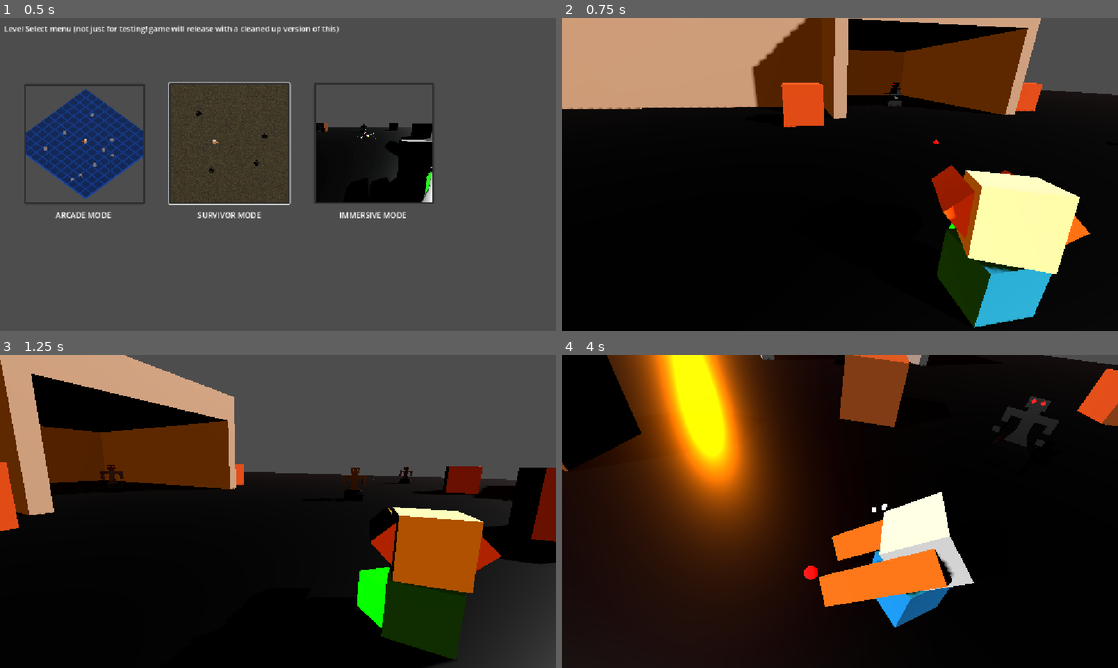
Above: before the commit, frames 1-4 (two rows, left to right).
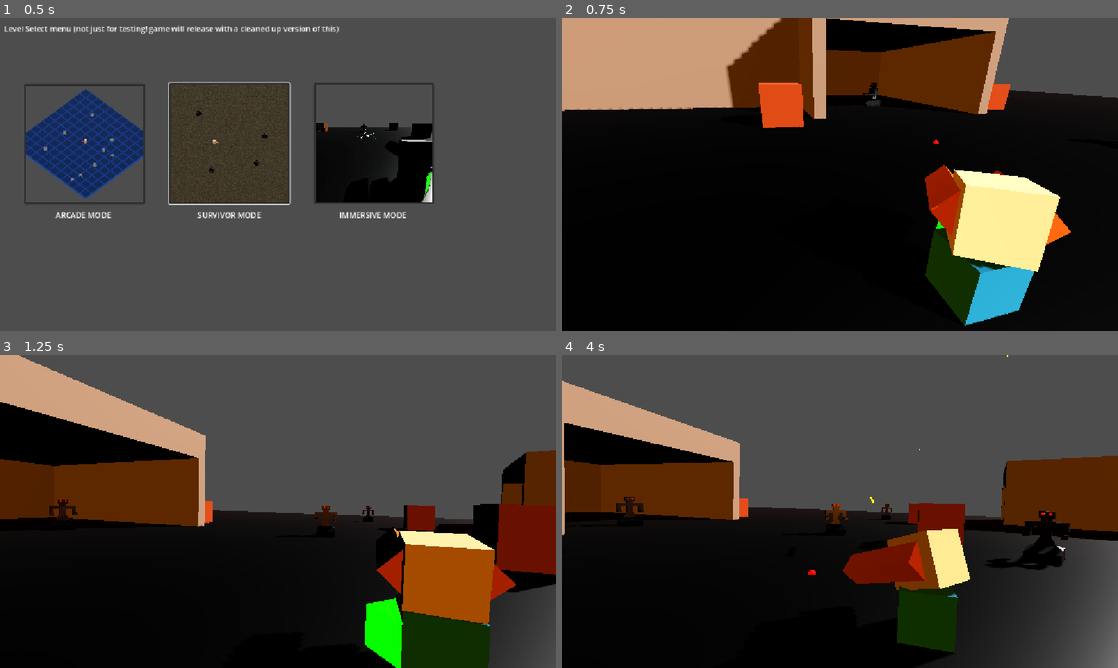
Above: after the commit, the same moments.

Repository: Gamkedo/terminus-2k28
Game: Godot game, scene res://level_menu.tscn
The game is run twice, just before and just after one commit, with the same random seed, the same clock (stepped at 60 frames per second) and the same inputs.
Inputs (mouse positions are in pixels of both pictures, inside the frame that each line leads up to):
- Up to frame 1 (0.5 s): no input
- Up to frame 2 (0.75 s): click (934, 143) at 0.5 s
- Up to frame 3 (1.25 s): no input
- Up to frame 4 (4 s): move the mouse to (962, 495) at 1.27 s; press the mouse at (962, 495) at 1.28 s; hold D (walk_right) 1.28-2.03 s; move the mouse to (728, 527) at 2.02 s; release the mouse at (728, 527) at 2.03 s; hold S (walk_down) 2.03-2.78 s; click (728, 527) at 2.1 s; move the mouse to (895, 442) at 2.77 s; press the mouse at (895, 442) at 2.78 s; hold D (walk_right) 2.78-3.53 s; move the mouse to (812, 574) at 3.52 s; release the mouse at (812, 574) at 3.53 s; hold W (walk_up) from 3.53 s (still down); click (812, 574) at 3.6 s

Frame 1 is identical in both runs. In frame 2, 12% of the frame differs, in the area x 0-100%, y 0-100%; in frame 3, 35%; in frame 4, 82%.

Commit message:
fix for gamepad aiming in Arcade Mode
Aim is now correctly relative to the turret. Also fix to aiming above the horizon in Immersive mode. Still needs fixes for slidy camera.

Diff:
--- a/Scenes - Objects/player.tscn
+++ b/Scenes - Objects/player.tscn
@@ -35,7 +35,7 @@
 rotation_speed = 5
 aim_dead_zone = 0.05
 follow_cam_move_to = NodePath("Turret/NonIsoCameraMoveToward")
-follow_cam_point_at = NodePath("Turret/NonIsoCameraLookAt")
+follow_cam_point_at = NodePath("AimDot")
 
 [node name="Legs" type="MeshInstance3D" parent="." unique_id=1286979195]
 transform = Transform3D(1, 0, 0, 0, 1, 0, 0, 0, 1, 0, 0.49009085, 0)
--- a/Scripts/camera/third_person_camera.gd
+++ b/Scripts/camera/third_person_camera.gd
@@ -12,3 +12,7 @@
 		track_player.follow_cam_point_at.global_position,Vector3.UP).basis.get_rotation_quaternion()
 
 	quaternion = quaternion.slerp(smooth_look, 5.0 * delta)
+
+
+func get_aim_center() -> Vector2:
+	return get_viewport().get_visible_rect().size / 2
--- a/Scripts/gameplay/player.gd
+++ b/Scripts/gameplay/player.gd
@@ -23,13 +23,13 @@
 # exposed/tunable variables
 @export var rotation_speed := 2
 @export var aim_dead_zone := 0.01
-@export var default_aim_range := 200
+@export var default_aim_range := 240
 
 # external references
 @onready var camera := get_viewport().get_camera_3d()
 const LASER_TSCN := preload("res://Scenes - Objects/laser_bolt.tscn")
 @export var follow_cam_move_to: Marker3D
-@export var follow_cam_point_at: Marker3D
+@export var follow_cam_point_at: Node3D
 
 # internal references
 @onready var legs := $Legs
@@ -116,6 +116,9 @@
 	if cursor_position_on_plane:
 		aim_dot.global_position = cursor_position_on_plane
 		turret.look_at(cursor_position_on_plane, Vector3.UP, 0)
+	else:
+		aim_dot.global_position = to
+		turret.look_at(to)
 
 func reduce_health(amount: float) -> void:
 	if amount > health_current:
@@ -157,5 +160,7 @@
 		return
 	var aim_vector_3d = Vector3(aim_vector.x, 0, aim_vector.y)
 	var turret_pos_2d = camera.unproject_position(turret.global_position)
-	var scene_center = get_viewport().get_visible_rect().size / 2
-	get_viewport().warp_mouse(scene_center + aim_vector * default_aim_range)
+	var aim_center = camera.unproject_position(turret.global_position)
+	if camera.has_method("get_aim_center"):
+		aim_center = camera.get_aim_center()
+	get_viewport().warp_mouse(aim_center + aim_vector * default_aim_range)
